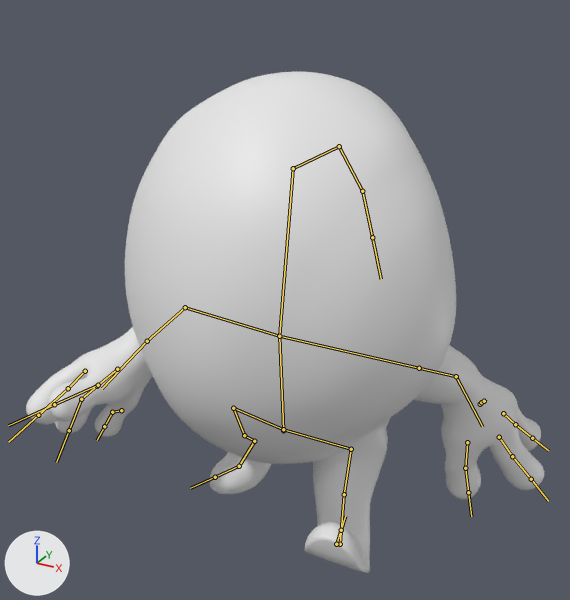
Before and after pictures for a commit that changed the FBX model 3d_Island/Assets/Resources/Models/Player.fbx.
One viewpoint serves both versions: a camera (50 mm lens) standing at (1.91, -3.46, 3.28) and looking at (-0.12, 0.22, 1.44). Lighting does not change. The marker at lower left points along +X, +Y and +Z. Both versions are drawn at frame 123 of the action 'Armature|ArmatureAction'; the numbers are the values there. The bones that bend it are drawn over the model as lines.

Names of what the first picture shows: 'Basic Character'.
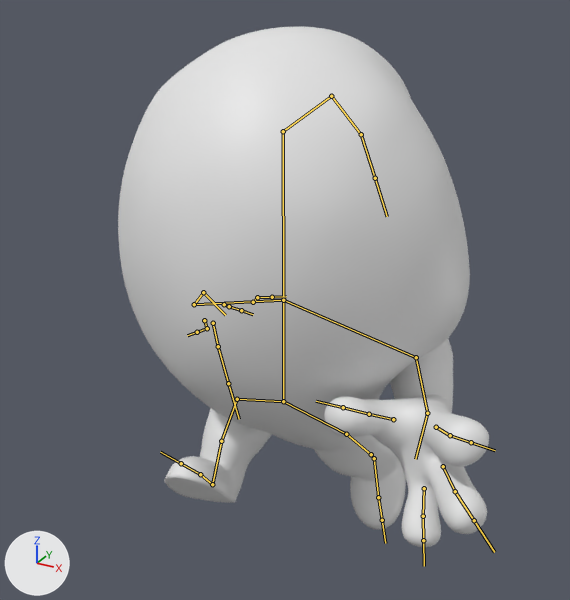
What differs and where, as boxes [x1, y1, x2, y2] in the pictures (570 x 600 px):
'Basic Character', posed (28% narrower)
    before: [26, 72, 544, 573]
    after: [118, 27, 489, 547]
bone 'Bone', root to tip
    before: (283, 430) to (279, 336)
    after: (283, 401) to (283, 300)
bone 'Bone.001', root to tip
    before: (279, 336) to (293, 168)
    after: (283, 300) to (283, 131)
bone 'Bone.005', root to tip
    before: (279, 336) to (419, 368)
    after: (283, 300) to (416, 357)
bone 'Bone.006', root to tip
    before: (419, 368) to (456, 376)
    after: (416, 357) to (427, 413)
bone 'Bone.019', root to tip
    before: (456, 376) to (482, 426)
    after: (427, 413) to (415, 459)
bone 'Bone.032', root to tip
    before: (503, 413) to (515, 424)
    after: (443, 466) to (455, 491)
bone 'Bone.034', root to tip
    before: (499, 437) to (512, 456)
    after: (436, 427) to (450, 435)
bone 'Bone.036', root to tip
    before: (467, 442) to (465, 468)
    after: (393, 419) to (369, 414)
bone 'Bone.037', root to tip
    before: (465, 468) to (468, 492)
    after: (369, 414) to (343, 407)
bone 'Bone.017', root to tip
    before: (279, 336) to (185, 307)
    after: (283, 300) to (194, 304)
bone 'Bone.018', root to tip
    before: (185, 307) to (147, 341)
    after: (194, 304) to (203, 292)
bone 'Bone.020', root to tip
    before: (147, 341) to (102, 388)
    after: (203, 292) to (225, 315)
bone 'Bone.023', root to tip
    before: (121, 410) to (112, 412)
    after: (253, 302) to (257, 297)
bone 'Bone.026', root to tip
    before: (81, 399) to (69, 430)
    after: (229, 306) to (241, 310)
bone 'Bone.027', root to tip
    before: (85, 371) to (68, 388)
    after: (204, 320) to (207, 328)
bone 'Bone.028', root to tip
    before: (68, 388) to (38, 415)
    after: (207, 328) to (197, 332)
bone 'Bone.029', root to tip
    before: (117, 369) to (98, 385)
    after: (213, 323) to (218, 346)
bone 'Bone.030', root to tip
    before: (98, 385) to (54, 404)
    after: (218, 346) to (228, 383)
bone 'Bone.007', root to tip
    before: (283, 429) to (233, 408)
    after: (283, 401) to (237, 399)
bone 'Bone.009', root to tip
    before: (233, 408) to (244, 435)
    after: (237, 399) to (221, 441)
bone 'Bone.010', root to tip
    before: (244, 435) to (254, 441)
    after: (221, 441) to (212, 484)
bone 'Bone.011', root to tip
    before: (254, 441) to (239, 466)
    after: (212, 484) to (200, 474)
bone 'Bone.012', root to tip
    before: (239, 466) to (215, 477)
    after: (200, 474) to (181, 463)
bone 'Bone.008', root to tip
    before: (283, 429) to (351, 449)
    after: (283, 401) to (346, 434)
bone 'Bone.013', root to tip
    before: (351, 449) to (344, 494)
    after: (346, 434) to (371, 454)
bone 'Bone.014', root to tip
    before: (344, 494) to (340, 544)
    after: (371, 454) to (374, 458)
bone 'Bone.015', root to tip
    before: (340, 544) to (336, 544)
    after: (374, 458) to (378, 497)
bone 'Bone.016', root to tip
    before: (336, 544) to (341, 530)
    after: (378, 497) to (382, 520)

The change in detail:
Bone 'Bone' (bone_bone) moves from (0.0, 0.008, 0.0) to (0.0, 0.203, 0.0).
Bone 'Bone' (bone_bone) turns from (4, 0, 0) to (0, 0, 0) degrees about its own x, y and z.
Bone 'Bone.001' (bone_bone_001) turns from (-14, 0, 0) to (0, 0, 0) degrees about its own x, y and z.
Bone 'Bone.005' (bone_bone_005) turns from (0, 0, 0) to (-1, 2, -11) degrees about its own x, y and z.
Bone 'Bone.006' (bone_bone_006) turns from (-48, 18, -41) to (36, -14, -42) degrees about its own x, y and z.
Bone 'Bone.019' (bone_bone_019) turns from (26, -2, -14) to (50, 14, 7) degrees about its own x, y and z.
Bone 'Bone.032' (bone_bone_032) moves from (-0.023, -0.02, -0.004) to (0.0, 0.0, 0.0).
Bone 'Bone.032' (bone_bone_032) turns from (5, 3, -12) to (0, 0, 0) degrees about its own x, y and z.
Bone 'Bone.034' (bone_bone_034) moves from (0.021, -0.021, -0.004) to (0.0, 0.0, 0.0).
Bone 'Bone.034' (bone_bone_034) turns from (1, -2, -23) to (0, 0, 0) degrees about its own x, y and z.
Bone 'Bone.036' (bone_bone_036) moves from (-0.013, 0.012, -0.026) to (0.0, 0.0, 0.0).
Bone 'Bone.036' (bone_bone_036) turns from (-17, -5, -7) to (0, 0, 0) degrees about its own x, y and z.
Bone 'Bone.037' (bone_bone_037) turns from (-10, 17, 9) to (0, 0, 0) degrees about its own x, y and z.
Bone 'Bone.017' (bone_bone_017) turns from (0, 0, 0) to (0, -3, 13) degrees about its own x, y and z.
Bone 'Bone.018' (bone_bone_018) turns from (41, 14, 43) to (-79, -24, 55) degrees about its own x, y and z.
Bone 'Bone.020' (bone_bone_020) turns from (1, 0, 0) to (38, 4, 21) degrees about its own x, y and z.
Bone 'Bone.023' (bone_bone_023) turns from (-7, 14, -19) to (0, 0, 0) degrees about its own x, y and z.
Bone 'Bone.026' (bone_bone_026) turns from (-3, -6, 19) to (0, 0, 0) degrees about its own x, y and z.
Bone 'Bone.027' (bone_bone_027) turns from (3, 1, 16) to (0, 0, 0) degrees about its own x, y and z.
Bone 'Bone.028' (bone_bone_028) turns from (-3, 1, 23) to (0, 0, 0) degrees about its own x, y and z.
Bone 'Bone.029' (bone_bone_029) turns from (-4, -7, -6) to (0, 0, 0) degrees about its own x, y and z.
Bone 'Bone.030' (bone_bone_030) turns from (-12, -16, -12) to (0, 0, 0) degrees about its own x, y and z.
Bone 'Bone.007' (bone_bone_007) moves from (0.0, -0.002, 0.015) to (0.006, -0.021, 0.202).
Bone 'Bone.007' (bone_bone_007) turns from (0, 0, 0) to (-16, -4, 1) degrees about its own x, y and z.
Bone 'Bone.009' (bone_bone_009) turns from (8, 2, -31) to (-15, -21, 58) degrees about its own x, y and z.
Bone 'Bone.010' (bone_bone_010) turns from (2, -1, -8) to (-1, -1, -28) degrees about its own x, y and z.
Bone 'Bone.011' (bone_bone_011) turns from (0, 0, 0) to (-1, -1, 23) degrees about its own x, y and z.
Bone 'Bone.012' (bone_bone_012) turns from (9, 14, 35) to (0, 0, 0) degrees about its own x, y and z.
Bone 'Bone.008' (bone_bone_008) moves from (-0.001, -0.003, 0.015) to (-0.012, -0.037, 0.2).
Bone 'Bone.008' (bone_bone_008) turns from (0, 0, 0) to (-14, 4, -1) degrees about its own x, y and z.
Bone 'Bone.013' (bone_bone_013) turns from (-4, -8, -41) to (33, -3, 31) degrees about its own x, y and z.
Bone 'Bone.014' (bone_bone_014) turns from (7, 10, 19) to (-28, 1, 19) degrees about its own x, y and z.
Bone 'Bone.015' (bone_bone_015) turns from (6, -3, -17) to (1, -6, -12) degrees about its own x, y and z.
Bone 'Bone.016' (bone_bone_016) turns from (13, -6, -32) to (1, -3, -6) degrees about its own x, y and z.
